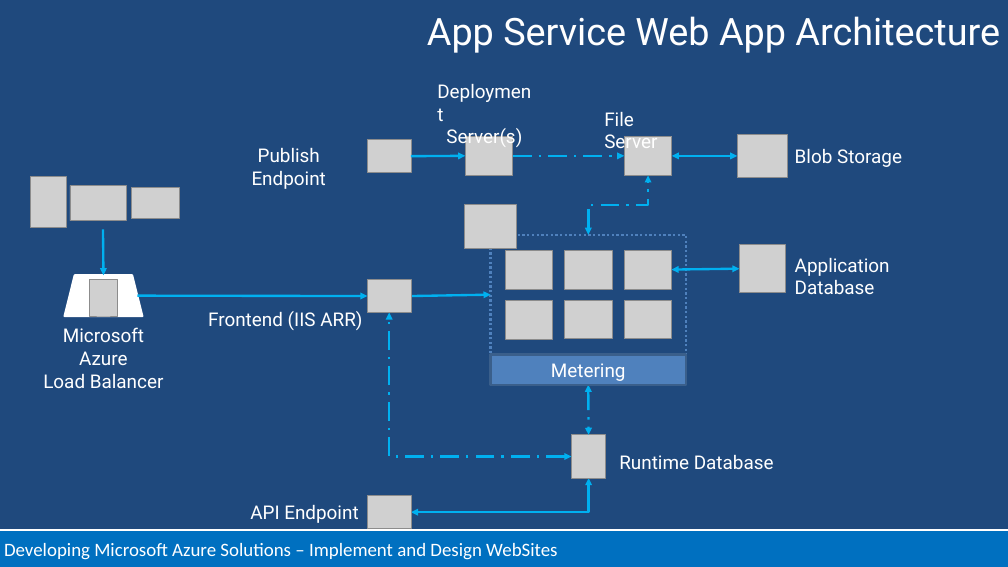
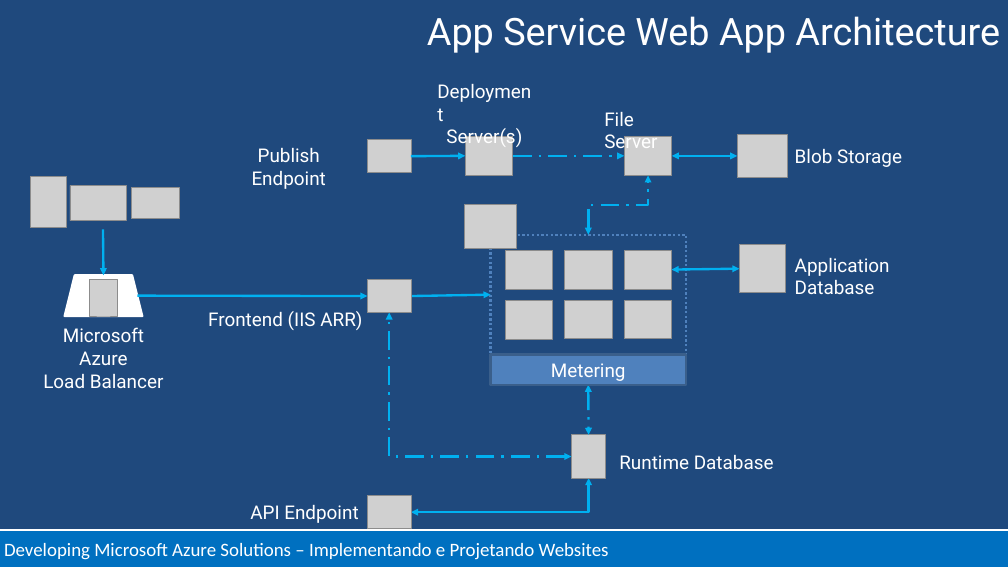
Before and after one commit to Evilazaro/MCSDAzureTraining, a slide deck: slide 14 of Implement and Design Websites/Implement and Design WebSites.pptx. Drawn at 1008x567 pixels with LibreOffice and Linux fonts; fonts in the diff are those of the drawing; grey boxes stand for pictures. Boxes give left, top, right and bottom in pixels: in the first picture for what was removed or moved away, otherwise in the second. Text is boxed around its words. In the diff, an @@ line names an element or a change of style, - is before the commit and + after.

```diff
--- a/Implement and Design Websites/Implement and Design WebSites.pptx
+++ b/Implement and Design Websites/Implement and Design WebSites.pptx
@@ text in rectangle at box(4, 543, 609, 560): text changed @@
-Developing Microsoft Azure Solutions – Implement and Design WebSites
+Developing Microsoft Azure Solutions – Implementando e Projetando Websites
```
Also in this commit, not shown: 28 other slides changed.
